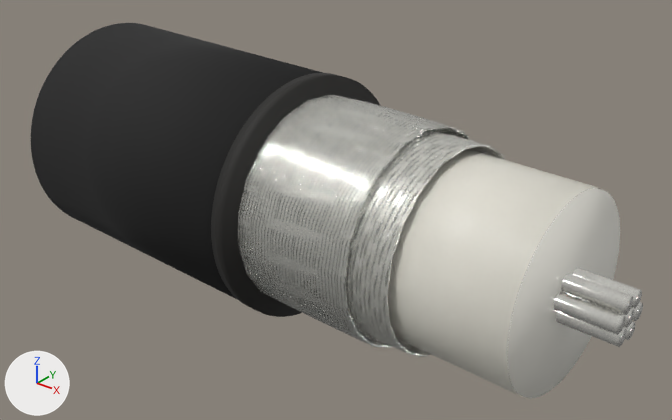
Before and after pictures for a commit that changed the glTF model public/models/rf-rg393.glb.
Camera for both pictures: a 50 mm lens placed at (5.38, -6.49, 3.99), pointed at (0.11, 0.09, -0.09). The axes (+X, +Y, +Z) are drawn at lower left. The lights are the same throughout. The older version comes first. Where no turn or scale is listed for an object, it has been applied to the vertices.

Objects in the first picture: '7 strand center conductor 04', '7 strand center conductor 05', 'braid left hand carrier 04', 'braid left hand carrier 05', 'braid left hand carrier 06', 'braid left hand carrier 09', 'braid left hand carrier 11', 'braid left hand carrier 18', 'gas injected foam dielectric', 'jacket cut lip', 'matte black pvc jacket body', 'smooth dielectric skin' and 79 more.
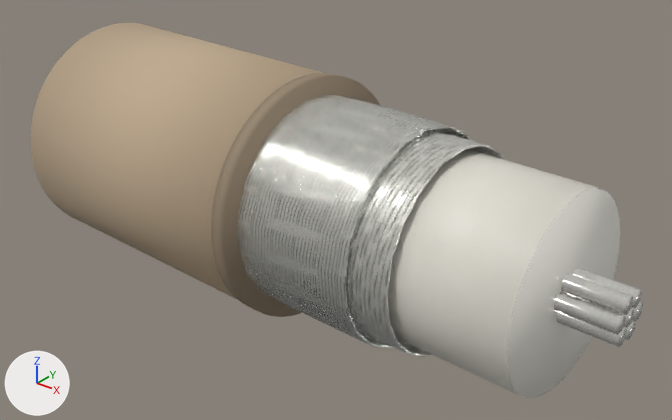
Where the change shows, as pixel boxes (x1, y1, x2, y2) in the pictures (672 x 420 px):
'matte black pvc jacket body', recoloured (black to beige): (31, 23, 323, 300) in both
'jacket cut lip', recoloured (black to brown): (211, 73, 381, 317) in both

The change in detail:
Material 'fresh jacket cut edge' (mat_fresh_jacket_cut_edge) changes colour from black #242321 to brown #95846e; in linear values from (0.018, 0.017, 0.015) to (0.302, 0.232, 0.157).
Material 'matte black pvc jacket' (mat_matte_black_pvc_jacket) changes colour from black #191919 to beige #bfaa8e; in linear values from (0.01, 0.01, 0.01) to (0.52, 0.4, 0.27).
